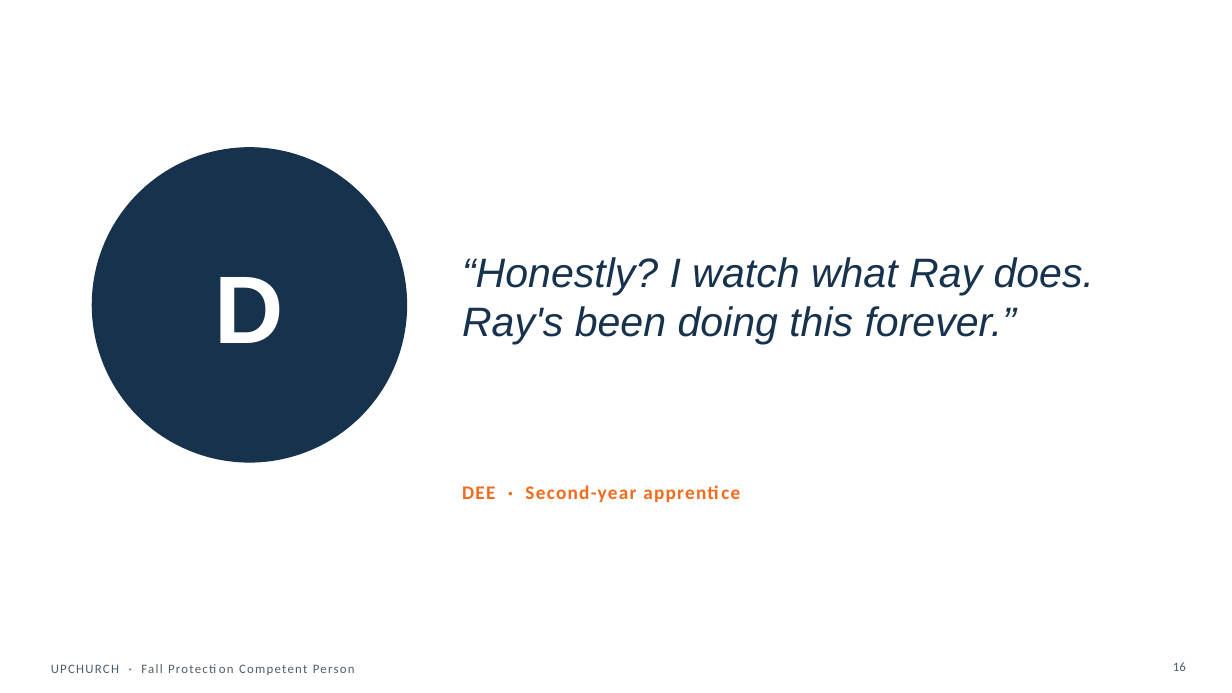
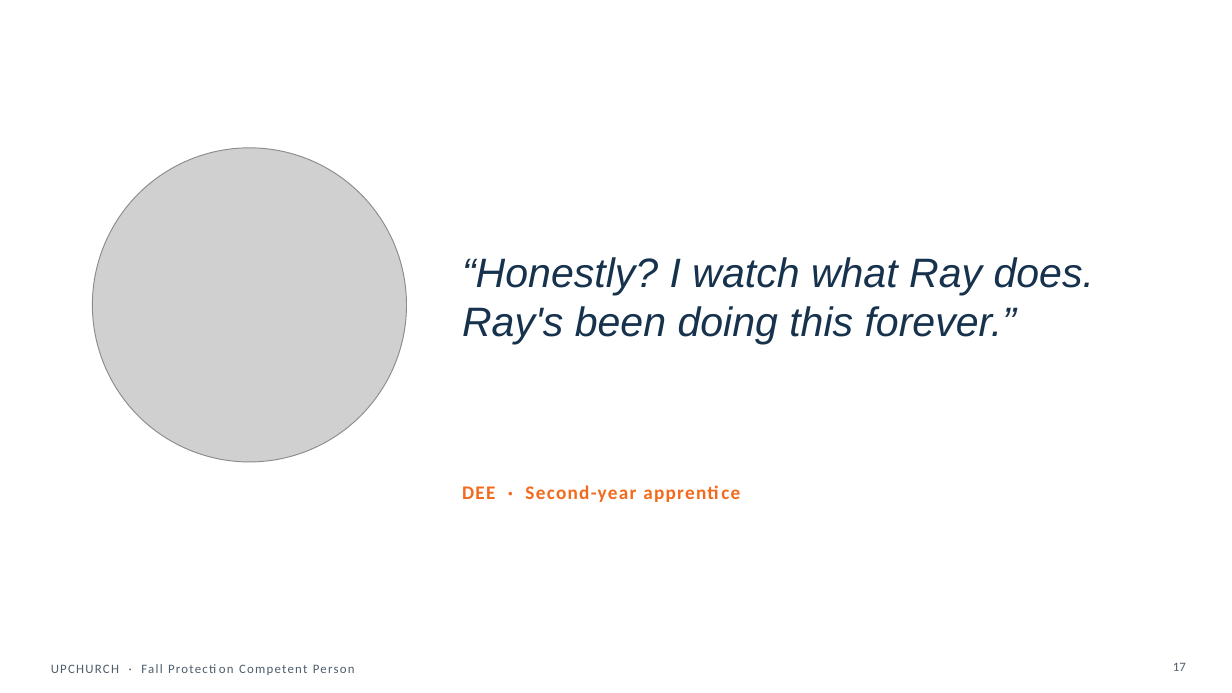
Before and after one commit to jeancastillo1983-max/index, a slide deck: slide 17 of deliverables/powerpoint/FPCP_M0_start-here-why-you-why-now.pptx (slide 16 before the commit). Drawn at 1232x693 pixels with LibreOffice and Linux fonts; fonts in the diff are those of the drawing; grey boxes stand for pictures. Boxes give left, top, right and bottom in pixels: in the first picture for what was removed or moved away, otherwise in the second. Text is boxed around its words. In the diff, an @@ line names an element or a change of style, - is before the commit and + after.

```diff
--- a/deliverables/powerpoint/FPCP_M0_start-here-why-you-why-now.pptx
+++ b/deliverables/powerpoint/FPCP_M0_start-here-why-you-why-now.pptx
@@ ellipse removed at (x1=92, y1=148, x2=407, y2=462) @@
@@ picture added at (x1=92, y1=148, x2=407, y2=462) @@
@@ text removed at (x1=215, y1=277, x2=284, y2=343) @@
-D
@@ page number at (x1=1173, y1=662, x2=1186, y2=671): text changed @@
-16
+17
```
Also in this commit, not shown: 26 other slides changed, 1 slide added, 49 other files.
